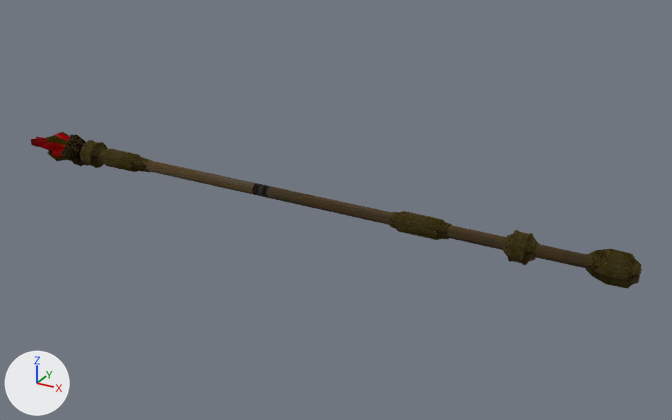
The glTF model assets/models/G3_WEAPON_STAFF_FIREMAGE_03.glb as it was, and as the next commit left it.
The view is the same before and after, from a 50 mm lens placed at (1.041, -2.147, 1.056), pointed at (-0.156, 0.029, -0.032). Lighting does not change. The marker at lower left points along +X, +Y and +Z.

The scene before the commit, as lines of its bpy script (objects in view):
```python
mat_g3_weapons_melee_staffs_01_diffuse_01 = principled_material('G3_WEAPONS_MELEE_STAFFS_01_DIFFUSE_01')
mat_g3_weapons_melee_staffs_01_diffuse_01.texture = img_g3_weapons_melee_staffs_01_diffuse_01
mat_g3_weapons_melee_staffs_01_diffuse_01.metallic = 1.0
mat_g3_weapons_melee_staffs_01_diffuse_01.roughness = 1.0
me_mesh = bpy.data.meshes.new('Mesh')
me_mesh.from_pydata(...)  # 481 vertices, 918 faces; spans x -1.29..0.72, y -0.08..0.03, z -0.05..0.06
me_mesh.materials.append(mat_g3_weapons_melee_staffs_01_diffuse_01)  # picture img_g3_weapons_melee_staffs_01_diffuse_01
ob_mesh = bpy.data.objects.new('Mesh', me_mesh)
ob_mesh.location = (0.0, 0.0, 0.0)
```
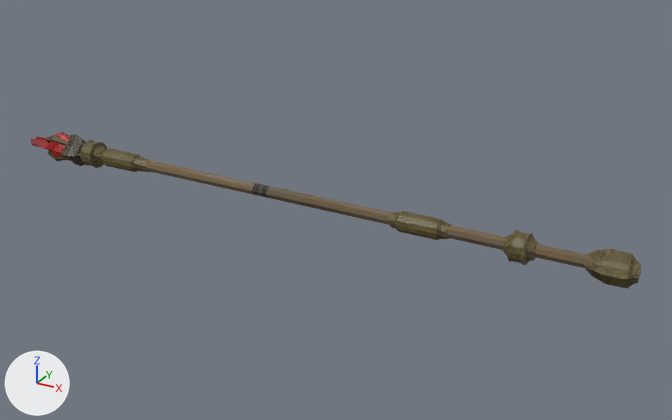
The change in detail:
In material 'G3_WEAPONS_MELEE_STAFFS_01_DIFFUSE_01' (mat_g3_weapons_melee_staffs_01_diffuse_01), metallic goes from 1.0 to 0.0.
In material 'G3_WEAPONS_MELEE_STAFFS_01_DIFFUSE_01' (mat_g3_weapons_melee_staffs_01_diffuse_01), roughness goes from 1.0 to 0.5.

What differs and where, as boxes [x1, y1, x2, y2] in the pictures (672 x 420 px):
'Mesh', surface changed
    both: [31, 132, 642, 289]
